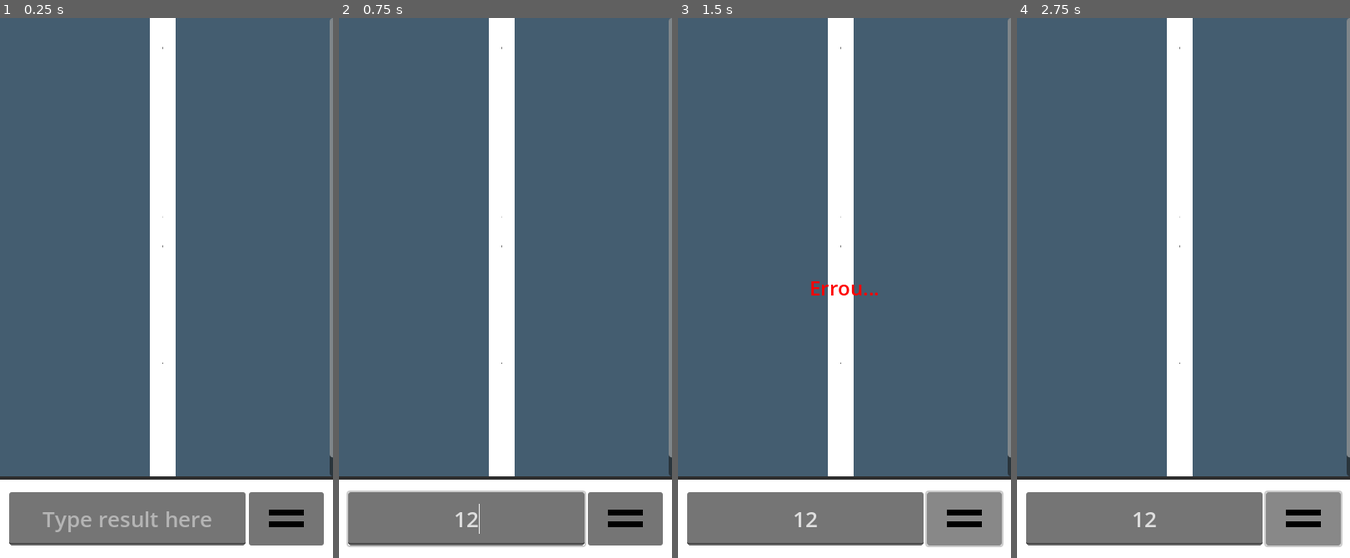
Above: before the commit, frames 1-4 (left to right).
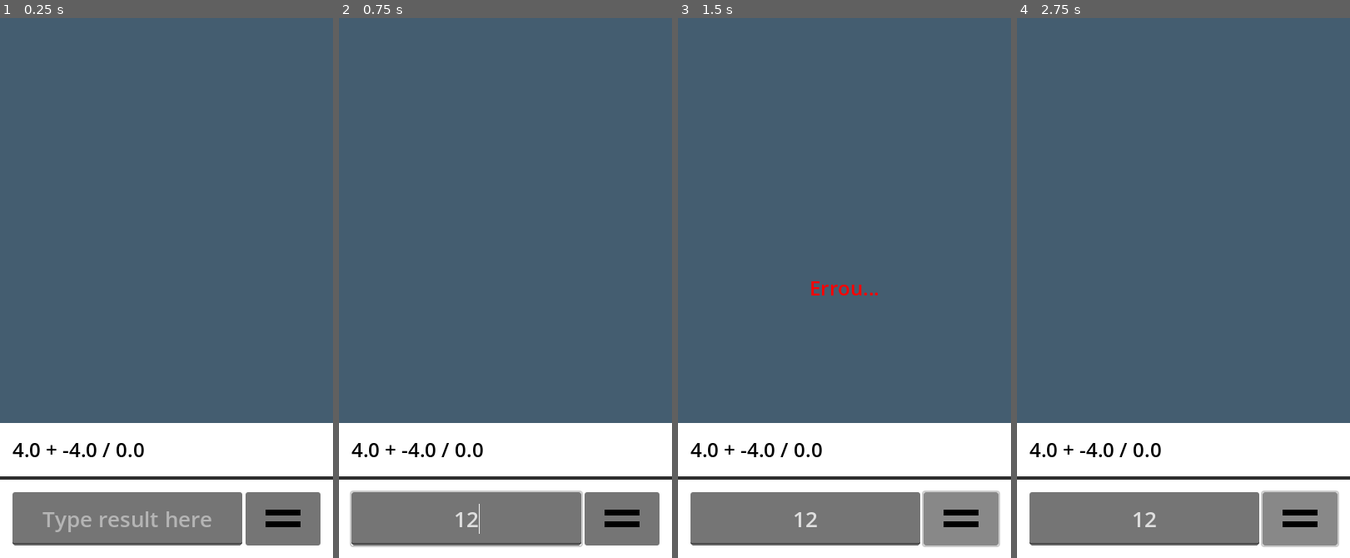
Above: after the commit, the same moments.

Repository: yDewolf/MathDungeons
Game: Godot game, scene res://core/scenes/MathTest.tscn
Same seed, same stepped clock (60 frames per second), same inputs: the game is played once before the commit and once after it.
Inputs (mouse positions are in pixels of both pictures, inside the frame that each line leads up to; where the layout moved, square brackets give the same spot in the first picture):
- Up to frame 1 (0.25 s): no input
- Up to frame 2 (0.75 s): click (465, 520) at 0.52 s; type "12" at 0.6 s
- Up to frame 3 (1.5 s): click (961, 520) [964, 520] at 1.25 s
- Up to frame 4 (2.75 s): click (1300, 520) [1303, 520] at 2 s

The runs differ from the first frame. In frame 1, 16% of the frame differs, in the area x 0-100%, y 0-98%; in frame 2, 16%; in frame 3, 16%; in frame 4, 16%.

Commit message:
Export configs

Diff:
--- a/core/components/MathProblem/ui/MathExpressionHolder.tscn
+++ b/core/components/MathProblem/ui/MathExpressionHolder.tscn
@@ -8,13 +8,16 @@
 bg_color = Color(1, 1, 1, 1)
 
 [node name="PanelContainer" type="PanelContainer" node_paths=PackedStringArray("expression_view")]
-anchors_preset = 10
+anchors_preset = 14
+anchor_top = 0.5
 anchor_right = 1.0
-offset_right = -369.0
-offset_bottom = 64.0
+anchor_bottom = 0.5
+offset_top = -32.0
+offset_bottom = 32.0
 grow_horizontal = 2
-size_flags_horizontal = 4
-size_flags_vertical = 4
+grow_vertical = 2
+size_flags_horizontal = 3
+size_flags_vertical = 8
 theme_override_styles/panel = SubResource("StyleBoxFlat_npv4y")
 script = ExtResource("1_o80dg")
 expression_view = NodePath("MarginContainer/MathExpressionView")
Not shown, added: export_presets.cfg
Not shown, changed: .gitignore
